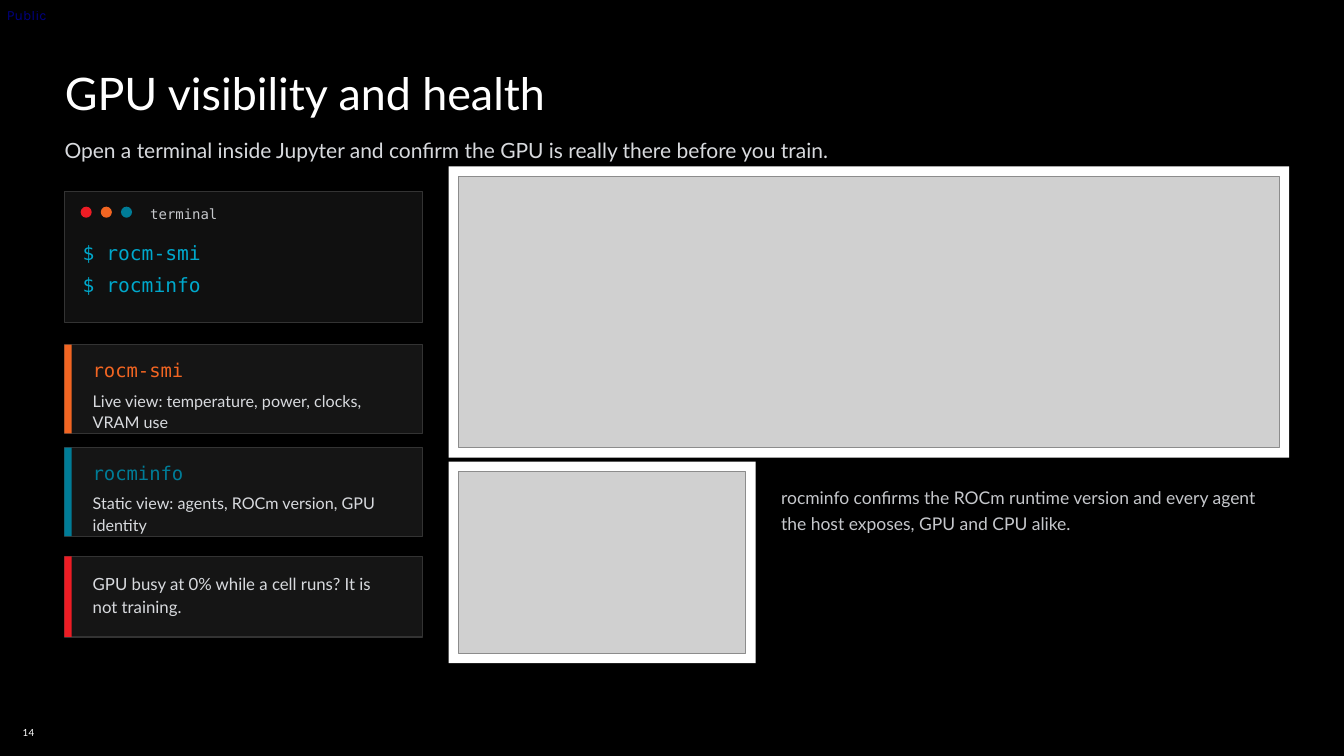
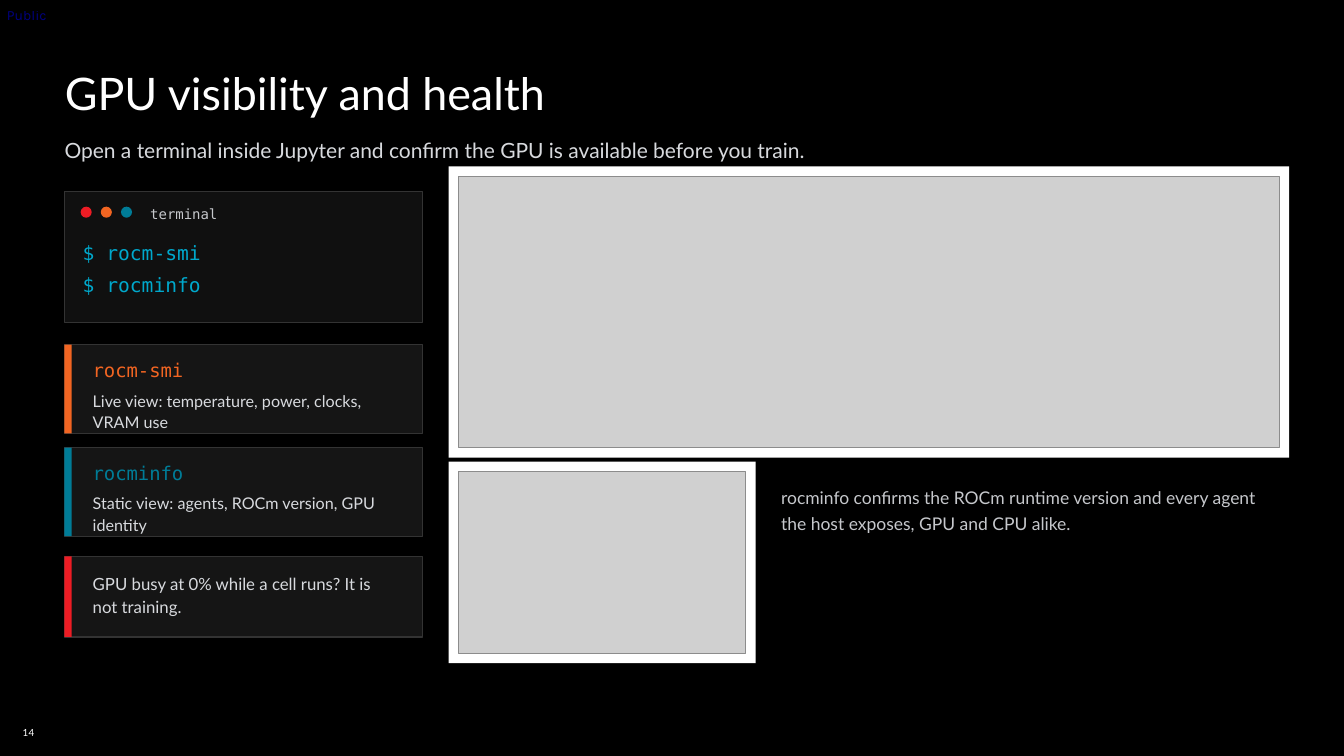
Before and after one commit to TwelveNights/Unsloth-RL-Workshop-on-Radeon, a slide deck: slide 14 of docs/AMD-Unsloth-GRPO-Fine-tuning1.pptx. Drawn at 1344x756 pixels with LibreOffice and Linux fonts; fonts in the diff are those of the drawing; grey boxes stand for pictures; background and template pictures are left out. Boxes give left, top, right and bottom in pixels: in the first picture for what was removed or moved away, otherwise in the second. Text is boxed around its words. In the diff, an @@ line names an element or a change of style, - is before the commit and + after.

```diff
--- a/docs/AMD-Unsloth-GRPO-Fine-tuning1.pptx
+++ b/docs/AMD-Unsloth-GRPO-Fine-tuning1.pptx
@@ text at <box>65,142,804,162</box>: text changed @@
-Open a terminal inside Jupyter and confirm the GPU is really there before you train.
+Open a terminal inside Jupyter and confirm the GPU is available before you train.
```
Also in this commit, not shown: 1 other slide changed, 3 other files.
